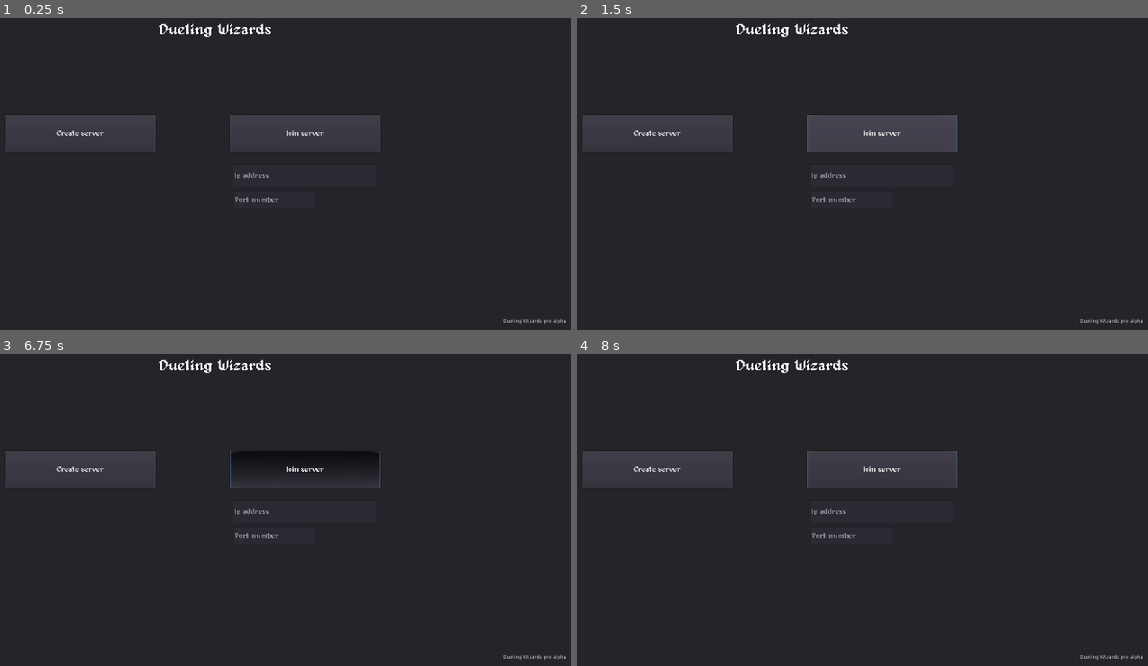
Above: before the commit, frames 1-4 (two rows, left to right).
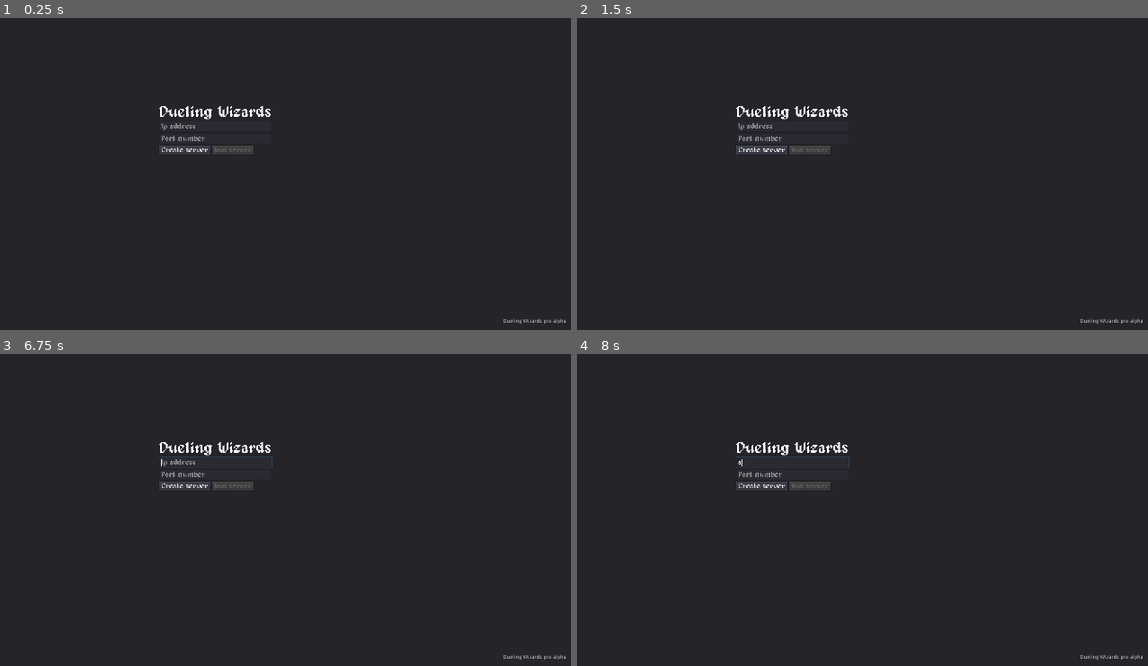
Above: after the commit, the same moments.

Repository: douwest/wizards
Game: Godot game, scene res://Network/Scenes/MainMenu.tscn
Two runs of this game, one before a commit and one after it. Both use one fixed random seed, a clock stepped at 60 frames per second and the inputs below.
Inputs (mouse positions are in pixels of both pictures, inside the frame that each line leads up to):
- Up to frame 1 (0.25 s): no input
- Up to frame 2 (1.5 s): click "Create server" at 0.5 s; click (879, 133) at 1.25 s, where only the run before the commit has a clickable "Join server"
- Up to frame 3 (6.75 s): move the mouse to (371, 444) at 2.02 s; hold S (crouch) 2.03-2.78 s; hold D (move_right) 2.03-3.53 s; move the mouse to (74, 485) at 2.77 s; tap W (extend) at 2.85, 5.85 s; move the mouse to (285, 375) at 3.52 s; press the mouse at (285, 375) at 3.53 s; hold A (move_left) 3.53-4.28 s; move the mouse to (177, 547) at 4.27 s; release the mouse at (177, 547) at 4.28 s; hold D (move_right) 4.28-5.78 s; right-click (177, 547) at 4.35 s; move the mouse to (428, 525) at 5.02 s; hold S (crouch) 5.03-5.78 s; move the mouse to (outside the picture) at 5.77 s; hold A (move_left) 5.78-6.53 s; move the mouse to (251, 466) at 6.52 s; press the mouse at (251, 466) at 6.53 s; hold D (move_right) from 6.53 s (still down)
- Up to frame 4 (8 s): move the mouse to (685, 366) at 7.27 s; release D (move_right) at 7.28 s; release the mouse at (685, 366) at 7.28 s; hold A (move_left) from 7.28 s (still down); right-click (685, 366) at 7.35 s

The runs differ from the first frame. In frame 1, 4.5% of the frame differs, in the area x 0-67%, y 1-60%; in frame 2, 5.9%; in frame 3, 3.4%; in frame 4, 4.5%.

Commit message:
create simple dynamic style for menu

Diff:
--- a/Network/Scenes/MainMenu.gd
+++ b/Network/Scenes/MainMenu.gd
@@ -1,13 +1,21 @@
 extends CanvasLayer
 
 
-onready var ipAddress = $Panel/IPAddressInputField
-
+onready var ip_address = $Panel/VBoxContainer/IPAddressInputField
+onready var port_number = $Panel/VBoxContainer/PortNumberInputField
+onready var join_button = $Panel/VBoxContainer/HBoxContainer/Join
 
 func _ready():
 	Network.connect('server_created', self, '_on_ready_to_play')
 	Network.connect("join_success", self, "_on_ready_to_play")
 	Network.connect("join_fail", self, "_on_join_fail")
+
+
+func _process(delta):
+	if !ip_address.text or !port_number.text:
+		join_button.disabled = true
+	else:
+		join_button.disabled = false
 
 
 func _on_ready_to_play():
@@ -19,7 +27,7 @@
 
 
 func _on_Join_pressed():
-	Network.join_server(ipAddress.text, int($Panel/PortNumberInputField.text))
+	Network.join_server(ip_address.text, int(port_number.text))
 
 
 func _on_join_fail():
--- a/Network/Scenes/MainMenu.tscn
+++ b/Network/Scenes/MainMenu.tscn
@@ -14,22 +14,6 @@
 "_edit_use_anchors_": false
 }
 
-[node name="Title" type="Label" parent="Panel"]
-anchor_left = 0.5
-anchor_top = 0.5
-anchor_right = 0.5
-anchor_bottom = 0.5
-margin_left = -150.5
-margin_top = -286.286
-margin_right = 150.5
-margin_bottom = -248.286
-custom_colors/font_color = Color( 1, 1, 1, 1 )
-custom_fonts/font = ExtResource( 3 )
-text = "Dueling Wizards"
-__meta__ = {
-"_edit_use_anchors_": false
-}
-
 [node name="Version" type="Label" parent="Panel"]
 anchor_left = 0.5
 anchor_right = 0.5
@@ -42,59 +26,73 @@
 "_edit_use_anchors_": false
 }
 
-[node name="Create" type="Button" parent="Panel"]
+[node name="VBoxContainer" type="VBoxContainer" parent="Panel"]
+anchor_left = 0.5
 anchor_top = 0.5
+anchor_right = 0.5
 anchor_bottom = 0.5
-margin_left = 400.0
-margin_top = -40.0
-margin_right = 800.0
-margin_bottom = 60.0
+margin_left = -150.5
+margin_top = -66.5
+margin_right = 150.5
+margin_bottom = 66.5
+__meta__ = {
+"_edit_use_anchors_": false
+}
+
+[node name="Title" type="Label" parent="Panel/VBoxContainer"]
+margin_right = 301.0
+margin_bottom = 38.0
+custom_colors/font_color = Color( 1, 1, 1, 1 )
+custom_fonts/font = ExtResource( 3 )
+text = "Dueling Wizards"
+__meta__ = {
+"_edit_use_anchors_": false
+}
+
+[node name="IPAddressInputField" type="LineEdit" parent="Panel/VBoxContainer"]
+margin_top = 42.0
+margin_right = 301.0
+margin_bottom = 71.0
+custom_fonts/font = ExtResource( 2 )
+placeholder_text = "Ip address"
+__meta__ = {
+"_edit_use_anchors_": false
+}
+
+[node name="PortNumberInputField" type="LineEdit" parent="Panel/VBoxContainer"]
+margin_top = 75.0
+margin_right = 301.0
+margin_bottom = 104.0
+custom_fonts/font = ExtResource( 2 )
+placeholder_text = "Port number"
+__meta__ = {
+"_edit_use_anchors_": false
+}
+
+[node name="HBoxContainer" type="HBoxContainer" parent="Panel/VBoxContainer"]
+margin_top = 108.0
+margin_right = 301.0
+margin_bottom = 133.0
+
+[node name="Create" type="Button" parent="Panel/VBoxContainer/HBoxContainer"]
+margin_right = 137.0
+margin_bottom = 25.0
 custom_fonts/font = ExtResource( 2 )
 text = "Create server"
 __meta__ = {
 "_edit_use_anchors_": false
 }
 
-[node name="Join" type="Button" parent="Panel"]
-anchor_left = 1.0
-anchor_top = 0.5
-anchor_right = 1.0
-anchor_bottom = 0.5
-margin_left = -920.0
-margin_top = -40.0
-margin_right = -520.0
-margin_bottom = 60.0
+[node name="Join" type="Button" parent="Panel/VBoxContainer/HBoxContainer"]
+margin_left = 141.0
+margin_right = 253.0
+margin_bottom = 25.0
 custom_fonts/font = ExtResource( 2 )
+disabled = true
 text = "Join server"
 __meta__ = {
 "_edit_use_anchors_": false
 }
 
-[node name="IPAddressInputField" type="LineEdit" parent="Panel"]
-anchor_left = 0.5
-anchor_top = 0.5
-anchor_right = 0.5
-anchor_bottom = 0.5
-margin_left = 46.0
-margin_top = 91.0
-margin_right = 432.0
-margin_bottom = 155.0
-custom_fonts/font = ExtResource( 2 )
-placeholder_text = "Ip address"
-__meta__ = {
-"_edit_use_anchors_": false
-}
-
-[node name="PortNumberInputField" type="LineEdit" parent="Panel"]
-margin_left = 1007.0
-margin_top = 702.529
-margin_right = 1228.0
-margin_bottom = 752.529
-custom_fonts/font = ExtResource( 2 )
-placeholder_text = "Port number"
-__meta__ = {
-"_edit_use_anchors_": false
-}
-
-[connection signal="pressed" from="Panel/Create" to="." method="_on_Create_pressed"]
-[connection signal="pressed" from="Panel/Join" to="." method="_on_Join_pressed"]
+[connection signal="pressed" from="Panel/VBoxContainer/HBoxContainer/Create" to="." method="_on_Create_pressed"]
+[connection signal="pressed" from="Panel/VBoxContainer/HBoxContainer/Join" to="." method="_on_Join_pressed"]
